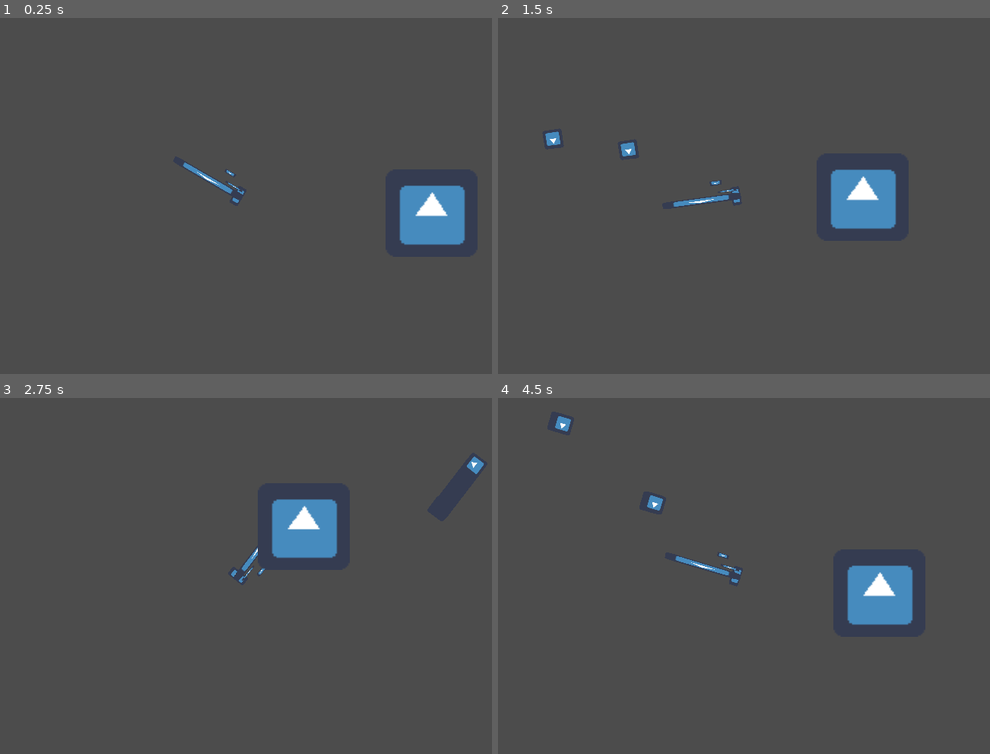
Above: before the commit, frames 1-4 (two rows, left to right).
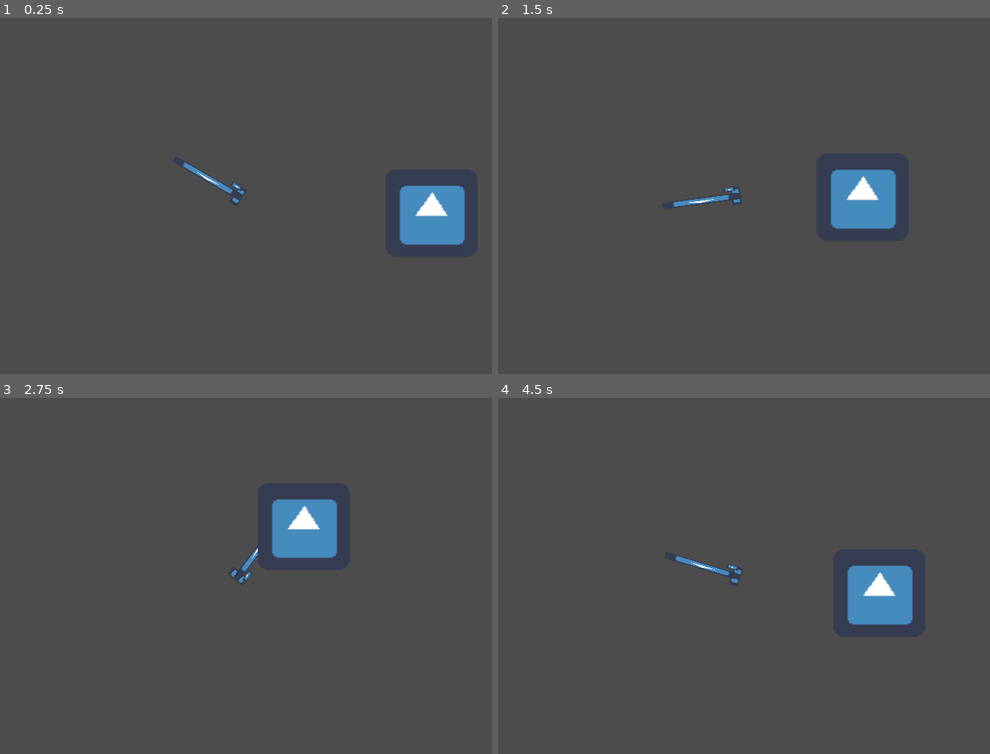
Above: after the commit, the same moments.

Repository: HuskyGameDev/2020f-team1
Game: Godot game, scene res://Environment/TestLevel.tscn
The game is run twice, just before and just after one commit, with the same random seed, the same clock (stepped at 60 frames per second) and the same inputs. The project has no main scene, so this scene is started directly. The engine's default icon, where the game draws it, is replaced by a stand-in: a white triangle on a blue panel in a dark square.
Inputs (mouse positions are in pixels of both pictures, inside the frame that each line leads up to):
- Up to frame 1 (0.25 s): no input
- Up to frame 2 (1.5 s): tap Enter at 0.5 s; move the mouse to (871, 178) at 0.52 s; press the mouse at (871, 178) at 0.53 s; hold D (player_move_right) 0.53-1.28 s; move the mouse to (616, 213) at 1.27 s; release the mouse at (616, 213) at 1.28 s; hold S (player_move_down) from 1.28 s (still down); right-click (616, 213) at 1.35 s
- Up to frame 3 (2.75 s): click (118, 593) at 1.55 s; move the mouse to (300, 497) at 2.02 s; release S (player_move_down) at 2.03 s; press the mouse at (300, 497) at 2.03 s; hold D (player_move_right) from 2.03 s (still down)
- Up to frame 4 (4.5 s): move the mouse to (704, 647) at 2.77 s; release D (player_move_right) at 2.78 s; release the mouse at (704, 647) at 2.78 s; hold W (player_move_up) 2.78-3.53 s; click (704, 647) at 2.85 s; move the mouse to (916, 629) at 3.52 s; hold Right mouse button (player_attach_2) 3.53-4.28 s; hold A (player_move_left) from 3.53 s (still down); click (916, 629) at 3.8 s; move the mouse to (552, 522) at 4.27 s; click (552, 522) at 4.35 s

The runs differ from the first frame. In frame 1, less than 0.1% of the frame differs, in the area x 46-50%, y 42-49%; in frame 2, 0.2%, in the area x 9-49%, y 31-49%; in frame 3, 0.1%; in frame 4, 0.2%.

Commit message:
revamping player holding weapon
The way player object holds and subsequently adding, dropping, switching weapon is being revamped. No fire arms can be shot at the moment

Diff:
--- /dev/null
+++ b/CombatZone/Environment/TestLevel.gd
@@ -0,0 +1,19 @@
+extends Node2D
+
+
+# Declare member variables here. Examples:
+# var a: int = 2
+# var b: String = "text"
+
+
+# Called when the node enters the scene tree for the first time.
+func _ready() -> void:
+    pass # Replace with function body.
+
+func on_weapon_shoot(bullet, pos, dir):
+    var b = bullet.instance()
+    add_child(b)
+    b.start(pos,dir)
+# Called every frame. 'delta' is the elapsed time since the previous frame.
+#func _process(delta: float) -> void:
+#    pass
--- a/CombatZone/Environment/TestLevel.tscn
+++ b/CombatZone/Environment/TestLevel.tscn
@@ -1,11 +1,13 @@
-[gd_scene load_steps=4 format=2]
+[gd_scene load_steps=5 format=2]
 
 [ext_resource path="res://character/player.tscn" type="PackedScene" id=1]
 [ext_resource path="res://character/DamageableDummy.tscn" type="PackedScene" id=2]
 [ext_resource path="res://weapons/Melee/Sword.tscn" type="PackedScene" id=3]
+[ext_resource path="res://Environment/TestLevel.gd" type="Script" id=4]
 
 [node name="TestLevel" type="Node2D"]
 position = Vector2( -9.4494, 4.40972 )
+script = ExtResource( 4 )
 
 [node name="player" parent="." instance=ExtResource( 1 )]
 position = Vector2( 185.516, 183.732 )
--- a/CombatZone/character/people.tscn
+++ b/CombatZone/character/people.tscn
@@ -7,8 +7,8 @@
 
 [node name="upperbody_sprite" type="Sprite" parent="."]
 
-[node name="weapon" type="Sprite" parent="."]
-
 [node name="foot" type="Sprite" parent="."]
 
 [node name="CollisionShape2D" type="CollisionShape2D" parent="."]
+
+[node name="holsters" type="Node2D" parent="."]
--- a/CombatZone/character/player.gd
+++ b/CombatZone/character/player.gd
@@ -1,6 +1,7 @@
 extends "res://character/people.gd"
 
 
+export (PackedScene) var default_weapon
 # Declare member variables here. Examples:
 # var a: int = 2
 # var b: String = "text"
@@ -8,7 +9,11 @@
 
 # Called when the node enters the scene tree for the first time.
 func _ready() -> void:
-    pass # Replace with function body.
+    var weapon = default_weapon.instance()
+    print($holsters.get_child_count())
+    if default_weapon != null:
+        $holsters.add_child(weapon)
+        print($holsters.get_child_count())
 
 func get_input():
     look_at(get_global_mouse_position())
@@ -23,8 +28,7 @@
     return input
 
 func attack1() -> void:
-#     if timer <= 0:
-        pass
+    pass
 
 func attack2() -> void:
     pass
--- a/CombatZone/character/player.tscn
+++ b/CombatZone/character/player.tscn
@@ -9,28 +9,24 @@
 extents = Vector2( 15.8344, 31.3715 )
 
 [node name="player" instance=ExtResource( 1 )]
+collision_layer = 2147483650
+collision_mask = 5
 script = ExtResource( 3 )
 speed = 300
 friction = 0.3
 acceleration = 0.5
+default_weapon = ExtResource( 4 )
 
 [node name="upperbody_sprite" parent="." index="0"]
 rotation = 1.5708
 scale = Vector2( 1, 0.5 )
 texture = ExtResource( 2 )
 
-[node name="weapon" type="Sprite" parent="weapon" index="0"]
-position = Vector2( 27.8758, 20.9462 )
-scale = Vector2( 1, 0.1 )
-texture = ExtResource( 2 )
+[node name="CollisionShape2D" parent="." index="2"]
+shape = SubResource( 1 )
 
-[node name="muzzle" type="Position2D" parent="weapon/weapon" index="0"]
-position = Vector2( 35, 0 )
-
-[node name="9mm_autoloader" parent="weapon" index="1" instance=ExtResource( 4 )]
-
-[node name="CollisionShape2D" parent="." index="3"]
-shape = SubResource( 1 )
+[node name="holsters" parent="." index="3"]
+position = Vector2( 20, 25 )
 
 [node name="Camera2D" type="Camera2D" parent="." index="4"]
 current = true
--- a/CombatZone/project.godot
+++ b/CombatZone/project.godot
@@ -86,6 +86,14 @@
  ]
 }
 
+[layer_names]
+
+2d_physics/layer_1="environment"
+2d_physics/layer_2="player"
+2d_physics/layer_3="enemies"
+2d_physics/layer_4="bullets"
+2d_physics/layer_5="pick-ups"
+
 [rendering]
 
 quality/2d/use_pixel_snap=true
--- a/CombatZone/weapons/bullets/9mm_ammo.tscn
+++ b/CombatZone/weapons/bullets/9mm_ammo.tscn
@@ -9,13 +9,10 @@
 
 [node name="9mm_ammo" instance=ExtResource( 1 )]
 script = ExtResource( 3 )
-speed = 20
+speed = 5
 
 [node name="Sprite" parent="." index="0"]
 texture = ExtResource( 2 )
 
 [node name="CollisionShape2D" parent="." index="1"]
 shape = SubResource( 1 )
-
-[node name="life_time" parent="." index="2"]
-autostart = true
--- a/CombatZone/weapons/bullets/projectiles.gd
+++ b/CombatZone/weapons/bullets/projectiles.gd
@@ -2,6 +2,7 @@
 
 export var speed = 100
 export var damage = 50
+export var lifetime = 2.0
 
 var velocity:= Vector2()
 #var speed: = 0
@@ -12,18 +13,21 @@
     rng.randomize()
     set_physics_process(true)
 
-func start_at(dir, pos) -> void:
-    rotation = dir
+func start_at(pos, dir) -> void:
+    rotation = dir.angle()
     position = pos
-    velocity = Vector2(speed,0).rotated(dir - PI / 2)
+    $life_time.wait_time = lifetime
+    #velocity = Vector2(speed,0).rotated(dir - PI / 2)
+    velocity = dir * speed
 
 func random_float(spread) -> float:
     var my_random_num = rng.randf_range(-spread, spread)
     return my_random_num
 
 func _physics_process(delta: float) -> void:
-    position += transform.x * speed * delta
-    #position = get_global_position() + velocity * delta
+    #position += transform.x * speed * delta
+    position = get_global_position() + velocity * delta
+    #position += velocity * delta
 
 
 func _on_projectiles_body_entered(body: Node) -> void:
--- a/CombatZone/weapons/fire_arm_basic.gd
+++ b/CombatZone/weapons/fire_arm_basic.gd
@@ -1,14 +1,16 @@
 extends Area2D
 
+signal shoot
+
 export var spread: = 1.0
-export var clip_size: = 10
+export var clip_size = 10
+export var fire_rate = 1
 
 export (PackedScene) var bullet
 
-
-onready var rate_of_fire = get_node("rate_of_fire")
 onready var b_container = get_node("bullet_container")
 
+var can_shoot: = true
 # Declare member variables here. Examples:
 # var a: int = 2
 # var b: String = "text"
@@ -19,10 +21,11 @@
     pass # Replace with function body.
 
 func shoot() -> void:
-    rate_of_fire.start()
-    var b = bullet.instance()
-    b_container.add_child(b)
-    b.start_at(get_rotation(), get_node("muzzle").get_global_position())
+    if can_shoot:
+        can_shoot = false
+        $rate_of_fire.start()
+        var dir = Vector2(1,0).rotated(global_rotation)
+        emit_signal('shoot', bullet, $muzzle.global_position, dir)
 
 func reload() -> int:   # reload would probably return the number of bullets in the clip
     return -1
@@ -31,3 +34,8 @@
 # Called every frame. 'delta' is the elapsed time since the previous frame.
 #func _process(delta: float) -> void:
 #    pass
+func on_weapon_shoot():
+    shoot()
+
+func _on_rate_of_fire_timeout() -> void:
+    can_shoot = true
--- a/CombatZone/weapons/fire_arm_basic.tscn
+++ b/CombatZone/weapons/fire_arm_basic.tscn
@@ -26,3 +26,4 @@
 [node name="reload" type="AudioStreamPlayer2D" parent="."]
 
 [node name="bullet_container" type="Node2D" parent="."]
+[connection signal="timeout" from="rate_of_fire" to="." method="_on_rate_of_fire_timeout"]
--- a/CombatZone/weapons/hand_gun/9mm_autoloader.gd
+++ b/CombatZone/weapons/hand_gun/9mm_autoloader.gd
@@ -11,9 +11,5 @@
     pass # Replace with function body.
 
 
-# Called every frame. 'delta' is the elapsed time since the previous frame.
-#func _process(delta: float) -> void:
-#    pass
-func _process(delta: float) -> void:
-    if Input.get_action_strength("player_attack_1")>0:
-        shoot()
+func _on_player_attack() -> void:
+    shoot()
--- a/CombatZone/weapons/hand_gun/9mm_autoloader.tscn
+++ b/CombatZone/weapons/hand_gun/9mm_autoloader.tscn
@@ -9,7 +9,6 @@
 extents = Vector2( 12.6471, 6.89271 )
 
 [node name="9mm_autoloader" instance=ExtResource( 1 )]
-position = Vector2( 61.4652, 53.1218 )
 script = ExtResource( 3 )
 bullet = ExtResource( 4 )
 
